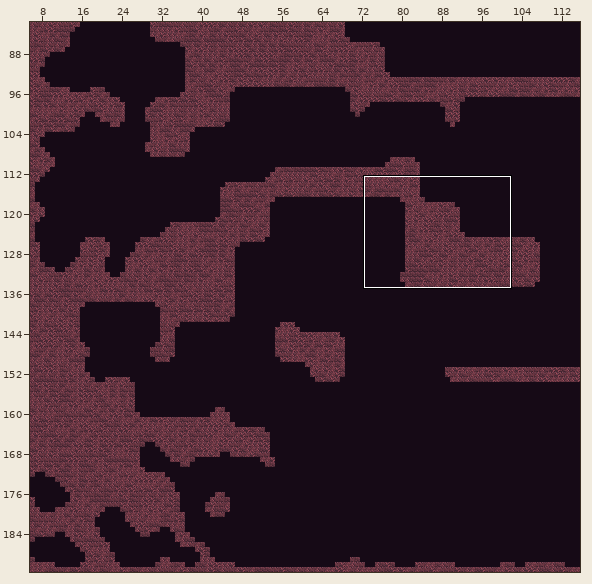
Level history. Tiled map: android/assets/maps/level1.tmx. Above: a wide view before the commit, with the close-up outlined.
Close-up. As it was:
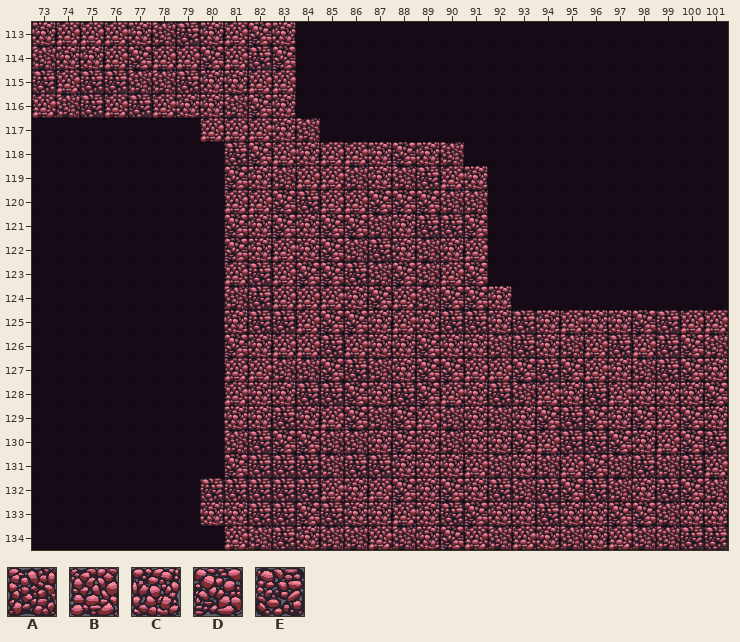
Cells are 64x64 px. Shown: x 73..101, y 113..134. The commit also changed other parts of the map, which this record leaves out.
Key: from "tileMapGutter": A 5, B 6, C 7, D 8, E 9.
_ is an empty cell.
Layers that did not change in this view are not listed.
Layer "terrain" before, first column x 73:
113 CBBBCAECBDC__________________
114 ACCBDBBDBED__________________
115 EBEEAAECCBB__________________
116 BAEBEBCCADC__________________
117 _______BBBCA_________________
118 ________EDBCBBCDCA___________
119 ________DCABBACAEBC__________
120 ________BBDEBBDDDAA__________
121 ________DCDCDDACEED__________
122 ________DCBCDAECACB__________
123 ________BEBDDEADABD__________
124 ________AEBBBCDBADDC_________
125 ________CEEBDDCBCEECECBCCDEBB
126 ________DCBBEBCCDCCAECABEBEDA
127 ________BBAADEACDDBBDEDBCAEDC
128 ________BCCEEDCEDBCEABCEBCCCD
129 ________CCECBDADBACACDEDCDBDC
130 ________AEDDAACDCACCDBEEDCBDE
131 ________DEEEAEECCCBACABDAEAEB
132 _______EEEEEBCBDCDCEAEDEACEDA
133 _______CCEEDECCBCEDCCECCDDACC
134 ________BAECAABACDBABCACBAAEE
The same view after the edit:
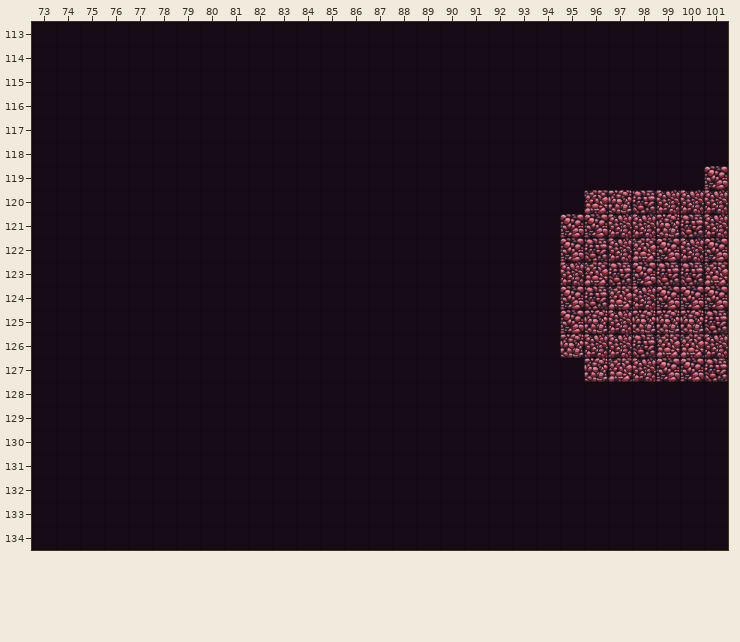
Change:
Changed rows in their new state; . is an unchanged cell.
Layer "terrain":
first column x 73:
113 ___________..................
114 ___________..................
115 ___________..................
116 ___________..................
117 ......._____.................
118 ........__________...........
119 ........___________.........D
120 ........___________....BCEAAA
121 ........___________...DDAACEA
122 ........___________...DEABDAD
123 ........___________...ABEDEEB
124 ........____________..DEBADDD
125 ........______________D.ACCCE
126 ........______________CAAEBB.
127 ........_______________CB.D.E
128 ........_____________________
129 ........_____________________
130 ........_____________________
131 ........_____________________
132 .......______________________
133 .......______________________
134 ........_____________________
Boxes around the changes in both close-ups, in picture pixels (x1, y1, x2, y2):
changed: (32, 22, 728, 550)
